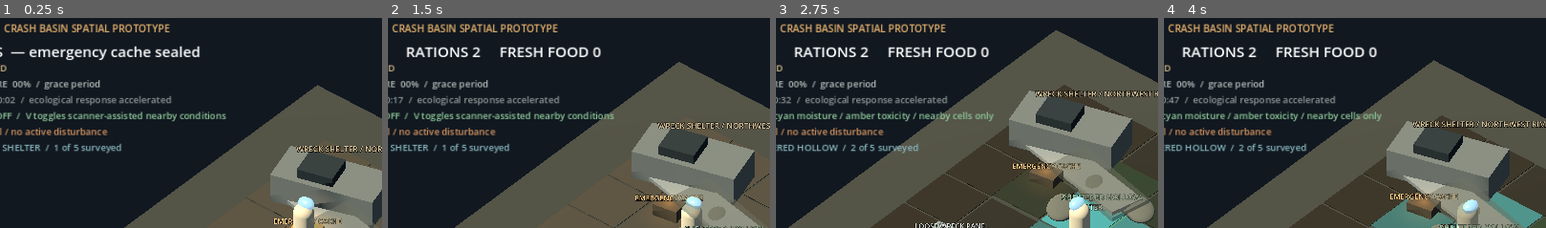
Above: before the commit, frames 1-4 (left to right).
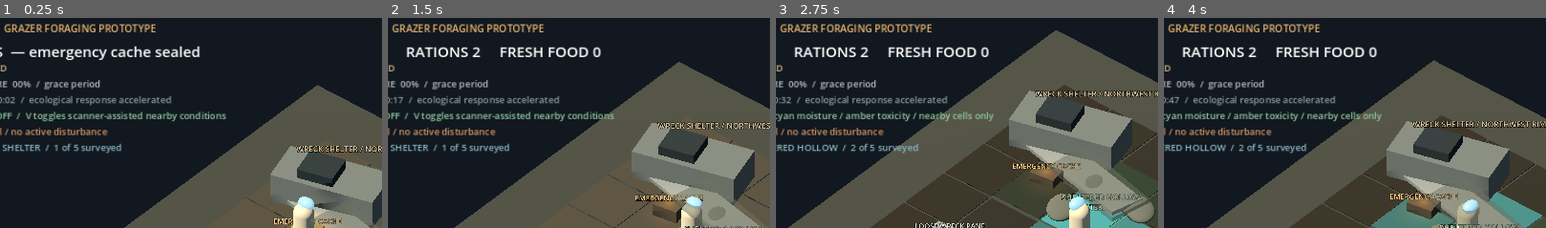
Above: after the commit, the same moments.

Repository: mmullen200/first-rain
Game: Godot game, scene res://main.tscn
Same seed, same stepped clock (60 frames per second), same inputs: the game is played once before the commit and once after it.
Inputs:
- Up to frame 1 (0.25 s): no input
- Up to frame 2 (1.5 s): tap Enter at 0.5 s; hold D 0.53-1.28 s; hold E 0.53-1.28 s; tap Space at 0.77 s; hold S from 1.28 s (still down); tap F at 1.35 s
- Up to frame 3 (2.75 s): tap Space at 1.52 s; release S at 2.03 s; hold D from 2.03 s (still down); tap V at 2.1 s
- Up to frame 4 (4 s): release D at 2.78 s; hold W 2.78-3.53 s; tap C at 2.85 s; tap Space at 3.02, 3.77 s; hold A from 3.53 s (still down); tap Q at 3.6 s
The pictures show only the part of the screen within x 10-60%, y 0-50%; the shares and areas given below are measured in that part.

The runs differ from the first frame. In frame 1, 1.2% of the frame differs, in the area x 2-45%, y 2-7%; in frame 2, 1.2%; in frame 3, 1.2%; in frame 4, 1.2%.

Commit message:
Make grazer roaming directionally persistent

Diff:
--- a/prototypes/godot-first-interaction/main.gd
+++ b/prototypes/godot-first-interaction/main.gd
@@ -120,6 +120,8 @@
 var grazer_digestion_timer := 0.0
 var grazer_last_feeding_cell := Vector2i(-1, -1)
 var grazer_wander_cursor := 0
+var grazer_wander_heading := Vector2i(1, 0)
+var grazer_heading_steps_remaining := 5
 var grazer_manure_announced := false
 
 var disturbance_state := "quiet"
@@ -582,7 +584,7 @@
 
 	var title := Label.new()
 	title.position = Vector2(24, 18)
-	title.text = "FIRST RAIN  /  CRASH BASIN SPATIAL PROTOTYPE"
+	title.text = "FIRST RAIN  /  GRAZER FORAGING PROTOTYPE"
 	title.add_theme_font_size_override("font_size", 15)
 	title.add_theme_color_override("font_color", Color("e9b36e"))
 	canvas.add_child(title)
@@ -1205,19 +1207,35 @@
 
 func _next_grazer_wander_cell() -> Vector2i:
 	var directions := [
-		Vector2i(1, 0), Vector2i(0, 1), Vector2i(-1, 0), Vector2i(0, -1),
-		Vector2i(1, 1), Vector2i(-1, 1), Vector2i(-1, -1), Vector2i(1, -1)
+		Vector2i(1, 0), Vector2i(1, 1), Vector2i(0, 1), Vector2i(-1, 1),
+		Vector2i(-1, 0), Vector2i(-1, -1), Vector2i(0, -1), Vector2i(1, -1)
 	]
-	for attempt in range(directions.size()):
-		var index: int = (grazer_wander_cursor + attempt) % directions.size()
-		var candidate: Vector2i = grazer_cell + directions[index]
-		if candidate.x < 0 or candidate.x >= EcologyGridModel.WIDTH or candidate.y < 0 or candidate.y >= EcologyGridModel.HEIGHT:
+	var forward := grazer_cell + grazer_wander_heading
+	if grazer_heading_steps_remaining > 0 and _grazer_roam_cell_is_viable(forward):
+		grazer_heading_steps_remaining -= 1
+		return forward
+
+	var heading_index := directions.find(grazer_wander_heading)
+	if heading_index < 0:
+		heading_index = 0
+	var turn_pattern := [1, -1, 0, 1, -2, 0, 2, -1]
+	for attempt in range(turn_pattern.size()):
+		var pattern_index: int = (grazer_wander_cursor + attempt) % turn_pattern.size()
+		var direction_index: int = posmod(heading_index + turn_pattern[pattern_index], directions.size())
+		var candidate: Vector2i = grazer_cell + directions[direction_index]
+		if not _grazer_roam_cell_is_viable(candidate):
 			continue
-		if ecology.cell_snapshot(candidate.x, candidate.y)["toxicity"] >= 0.82:
-			continue
-		grazer_wander_cursor = (index + 1) % directions.size()
+		grazer_wander_heading = directions[direction_index]
+		grazer_wander_cursor = (pattern_index + 1) % turn_pattern.size()
+		grazer_heading_steps_remaining = 3 + (grazer_wander_cursor % 4)
 		return candidate
 	return grazer_cell
+
+
+func _grazer_roam_cell_is_viable(cell: Vector2i) -> bool:
+	if cell.x < 0 or cell.x >= EcologyGridModel.WIDTH or cell.y < 0 or cell.y >= EcologyGridModel.HEIGHT:
+		return false
+	return ecology.cell_snapshot(cell.x, cell.y)["toxicity"] < 0.82
 
 
 func _strongest_grazer_food_cell() -> Vector2i:
--- a/prototypes/godot-first-interaction/tests/grazer_motion_test.gd
+++ b/prototypes/godot-first-interaction/tests/grazer_motion_test.gd
@@ -26,6 +26,34 @@
 		quit(2)
 		return
 
+	# A roaming grazer should hold a heading across several cell choices instead of
+	# cycling around the neighboring cells and returning to its origin.
+	var roam_origin := Vector2i(10, 8)
+	scene.grazer_cell = roam_origin
+	scene.grazer_wander_cursor = 0
+	var previous_cell := roam_origin
+	var previous_heading := Vector2i.ZERO
+	var straight_run := 0
+	var longest_straight_run := 0
+	for ignored in range(4):
+		var next_cell: Vector2i = scene._next_grazer_wander_cell()
+		var heading := next_cell - previous_cell
+		if heading == previous_heading:
+			straight_run += 1
+		else:
+			straight_run = 1
+			previous_heading = heading
+		longest_straight_run = maxi(longest_straight_run, straight_run)
+		scene.grazer_cell = next_cell
+		previous_cell = next_cell
+	var directional_displacement := Vector2(roam_origin).distance_to(Vector2(previous_cell))
+	if longest_straight_run < 3 or directional_displacement < 3.0:
+		printerr("FAIL: grazer roam targets curl locally instead of holding a direction; longest-run=", longest_straight_run, " displacement-cells=", directional_displacement)
+		quit(1)
+		return
+	scene.grazer_cell = scene.ecology.world_to_cell(Vector2(scene.grazer_root.position.x, scene.grazer_root.position.z))
+	scene.grazer_target_position = scene.grazer_root.position
+
 	var start: Vector3 = scene.grazer_root.position
 	var previous := start
 	var largest_step := 0.0
@@ -44,5 +72,5 @@
 		printerr("FAIL: grazer motion was not slow, smooth, and visible; displacement=", displacement, " largest-step=", largest_step, " moving-frames=", moving_frames)
 		quit(1)
 		return
-	print("PASS: the awakened grazer travels slowly and smoothly; displacement=", displacement, " largest-step=", largest_step, " moving-frames=", moving_frames)
+	print("PASS: the awakened grazer holds a roaming direction and travels smoothly; longest-run=", longest_straight_run, " displacement=", displacement, " largest-step=", largest_step, " moving-frames=", moving_frames)
 	quit(0)
Not shown, changed: prototypes/godot-first-interaction/README.md
